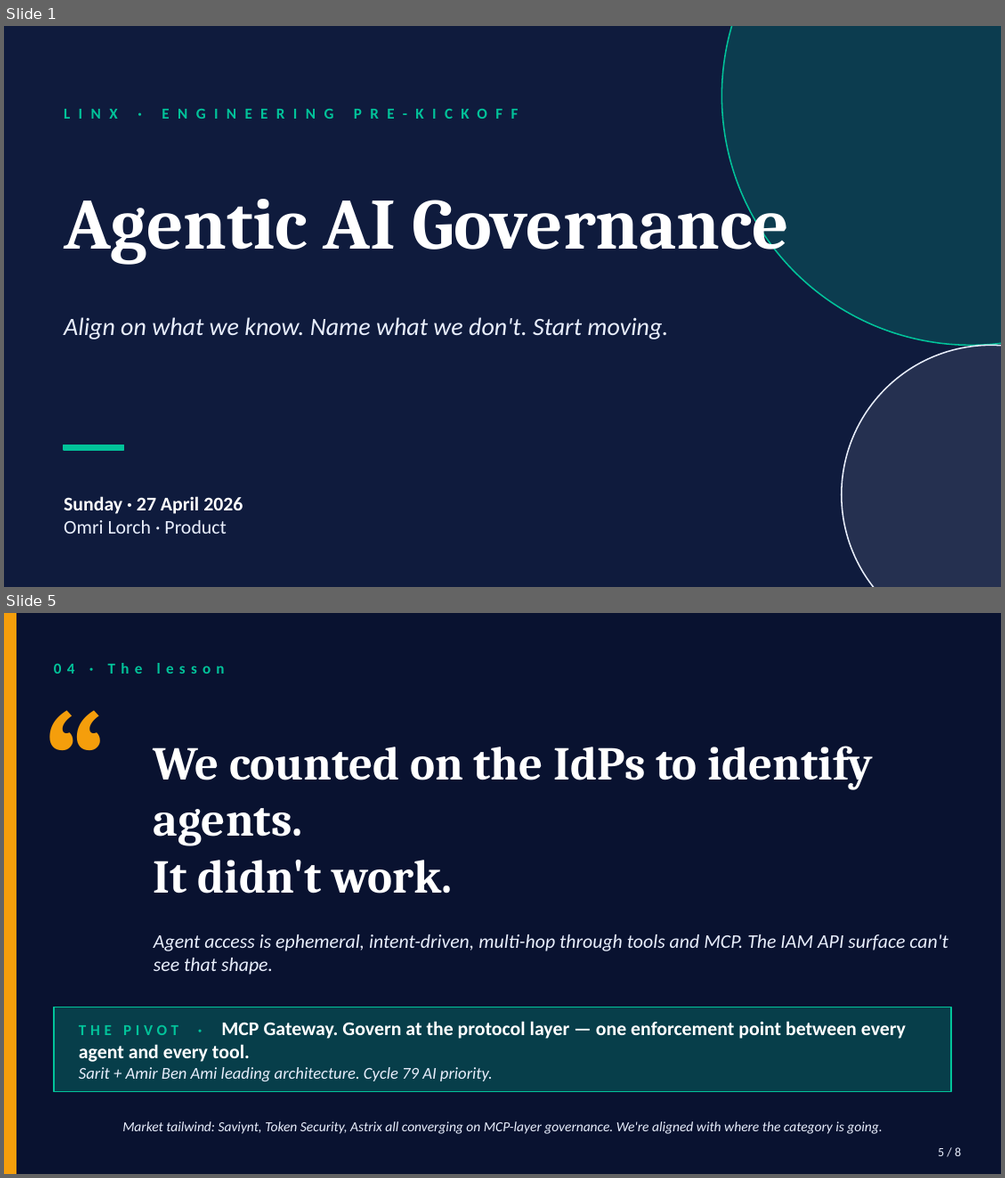
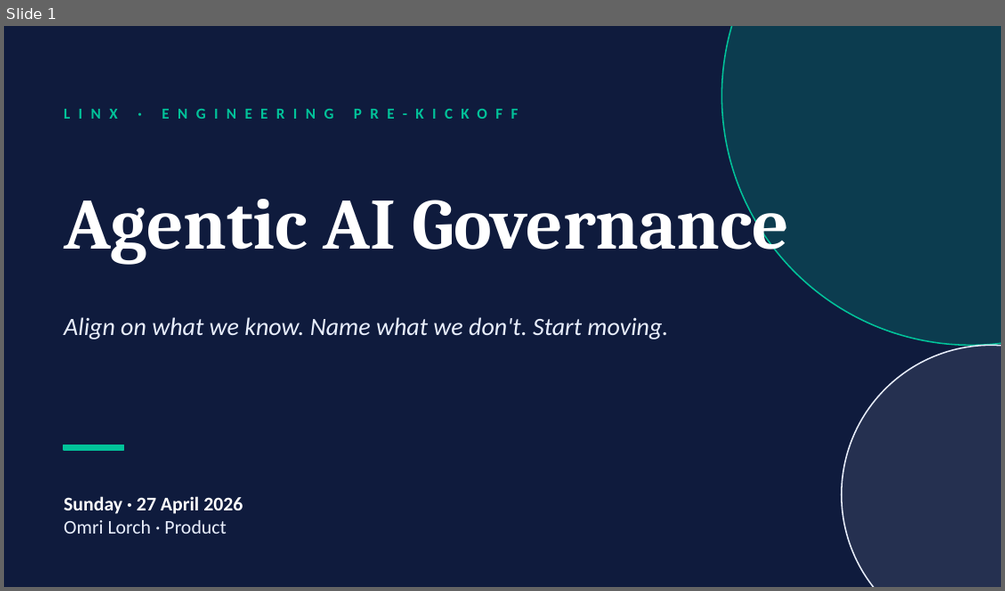
Before and after one commit to Lorch19/ol-linx-agent, a slide deck: artifacts/eng-prekickoff-2026-04-27.pptx. Shown one above the other, each under a label of ours: slides 1 and 5 before the commit, slide 1 after it; the slides between them are not shown. The pictures are 1005x1178 and 1005x591 pixels, drawn with LibreOffice and Linux fonts; fonts in the diff are those of the drawing. Boxes give left, top, right and bottom in pixels: in the first picture for what was removed or moved away, otherwise in the second. Text is boxed around its words. In the diff, an @@ line names an element or a change of style, - is before the commit and + after.

```diff
--- a/artifacts/eng-prekickoff-2026-04-27.pptx
+++ b/artifacts/eng-prekickoff-2026-04-27.pptx
@@ slide 5 removed at bbox=[4, 613, 1001, 1174], background #091230 @@
@@ rectangle removed at bbox=[4, 613, 16, 1173] @@
@@ text removed at bbox=[54, 663, 225, 674] @@
-04 · The lesson
@@ text removed at bbox=[44, 682, 163, 832] @@
-“
@@ text removed at bbox=[154, 746, 873, 893] @@
-We counted on the IdPs to identify agents.
-It didn't work.
@@ text removed at bbox=[154, 934, 947, 974] @@
-Agent access is ephemeral, intent-driven, multi-hop through tools and MCP. The IAM API surface can't see that shape.
@@ rectangle removed at bbox=[54, 1006, 951, 1092] @@
@@ text removed at bbox=[79, 1021, 906, 1081] @@
-THE PIVOT · MCP Gateway. Govern at the protocol layer — one enforcement point between every agent and every tool.
-Sarit + Amir Ben Ami leading architecture. Cycle 79 AI priority.
@@ text removed at bbox=[122, 1121, 882, 1134] @@
-Market tailwind: Saviynt, Token Security, Astrix all converging on MCP-layer governance. We're aligned with where the category is going.
@@ text removed at bbox=[938, 1147, 961, 1156] @@
-5 / 8
```
Also in this commit, not shown: 6 slides changed, 2 slides added, 1 other file.
